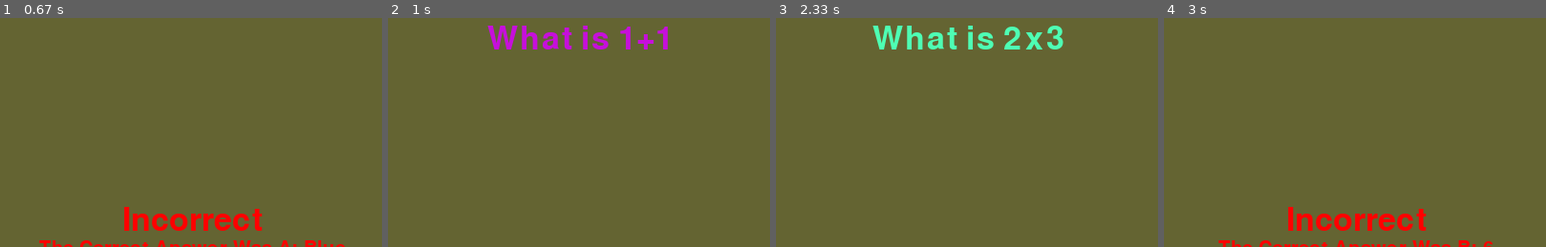
Above: before the commit, frames 1-4 (left to right).
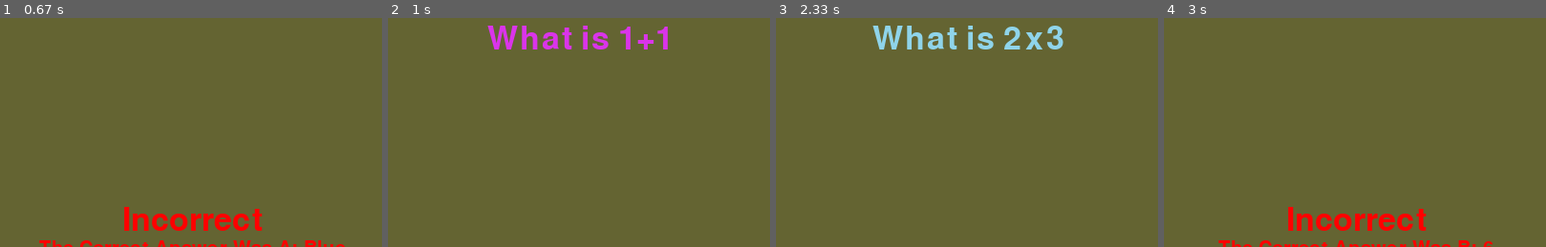
Above: after the commit, the same moments.

Repository: danielchriscarter/PiRight
Game: pygame game, started from main_code.py
Two runs of this game, one before a commit and one after it. Both use one fixed random seed, a clock stepped at 60 frames per second and the inputs below.
Inputs:
- Up to frame 1 (0.67 s): tap D at 0.33 s
- Up to frame 2 (1 s): tap Enter at 0.67 s
- Up to frame 3 (2.33 s): tap A at 1 s; tap C at 1.33 s; tap Enter at 2.17 s
- Up to frame 4 (3 s): tap C at 2.5 s
The pictures show only the part of the screen within x 25-75%, y 6-56%; the shares and areas given below are measured in that part.

Frame 1 is identical in both runs. In frame 2, 1.6% of the frame differs, in the area x 26-74%, y 3-14%; in frame 3, 2.0%, in the area x 25-76%, y 3-14%; in frame 4, nothing differs.

Commit message:
Added options to teacher mode

Diff:
--- a/buttons.py
+++ b/buttons.py
@@ -4,10 +4,8 @@
 
 del sys.argv[0]
 
-#def CheckInputs(pins):
-for pin_str in sys.argv:#pins:
+for pin_str in sys.argv:
     pin = int(pin_str)
     GPIO.setup(pin, GPIO.IN)
     if(GPIO.input(pin)==1):
-        print(pin)#return pin
-#    return 0
+        print(pin)
--- /dev/null
+++ b/data/score_template.csv
@@ -0,0 +1 @@
+Name,Score,Time Taken
--- /dev/null
+++ b/data/scores.csv
@@ -0,0 +1,2 @@
+Joe Bloggs,3,4.706689834594727Joe Bloggs,3,4.63Joe Bloggs,1,1.73
+Joe Bloggs,2,3.45
--- a/pygame_output.py
+++ b/pygame_output.py
@@ -22,7 +22,7 @@
         finished = False
         index = 0
         startTime = time.time() # To declare scope
-        colours = self.RandomiseColours(5)
+        colour = self.RandomiseColour()
 
         while 1:
             self.screen.fill((100, 100, 50))
@@ -35,7 +35,7 @@
             button_string = ""
             for button in self.BUTTONS:
                 button_string += (str(button) + " ")
-            buttonPressed = os.system("gksudo ./run_buttons.sh " + button_string)
+            buttonPressed = [0,0,0,0,0]#os.system("gksudo ./scripts/run_buttons.sh " + button_string)
             if(buttonPressed==self.BUTTONS[0]):
                 self.quiz.questions[index].answer = "a"
                 answered = True
@@ -87,15 +87,20 @@
                             answered = False;
                             index += 1
                             startTime = time.time()
-                            colours = self.RandomiseColours(5)
+                            colour = self.RandomiseColour()
 
             if pygame.font:
                 if(finished==True):
+                    timeTaken = round(self.quiz.totalTime(),2)
                     self.DisplayText("Your score is: " + str(self.quiz.questions_score),60, (255,0,0), x=self.width/2, y=self.height/4)
-                    self.DisplayText("Total Time: " + "%.2f" % self.quiz.totalTime() + "s", 60, (255,0,0), x=self.width/2, y=3*self.height/4)
+                    self.DisplayText("Total Time: " + str(timeTaken) + "s", 60, (255,0,0), x=self.width/2, y=3*self.height/4)
+                    if(answered==True):
+                        # Need to add name gathering mechanism here!
+                        self.SaveScore("Joe Bloggs", self.quiz.questions_score, timeTaken)
+                        answered = False
 
                 elif(answered==False):
-                    self.DisplayQuestion(index, colours)
+                    self.DisplayQuestion(index, colour)
                 else:
                     if self.quiz.questions[index].checkAnswer():
                         self.DisplayText("Correct!", 60, (0,255,0), x=self.width/2, y=self.height/2)
@@ -112,22 +117,24 @@
         textpos = text.get_rect(centerx=x, centery=y)
         self.screen.blit(text, textpos)
 
-    def DisplayQuestion(self,index, colours):
-        self.DisplayText(self.quiz.questions[index].text,50, colours[0] ,x=self.width/2, y= 50)
+    def DisplayQuestion(self,index, colour):
+        self.DisplayText(self.quiz.questions[index].text,50, colour ,x=self.width/2, y= 50)
         self.DisplayText("A: " + self.quiz.questions[index].choices['a'], 35, (255,255,0),x=self.width/3, y=300)
         self.DisplayText("B: " + self.quiz.questions[index].choices['b'], 35, (0,255,0),x=2*self.width/3, y=300)
         self.DisplayText("C: " + self.quiz.questions[index].choices['c'], 35, (255,0,0),x=self.width/3, y=400)
         self.DisplayText("D: " + self.quiz.questions[index].choices['d'], 35, (0,0,255),x=2*self.width/3, y=400)
 
-    def RandomiseColours(self, number):
-        colours = []
-        for i in range(0, number):
-            a = 0
-            b = 0
-            c = 0
-            while(a<150 and b<150 and c<150):
-                a = random.randint(0,255)
-                b = random.randint(0,255)
-                c = random.randint(0,255)
-            colours.append((a, b, c))
-        return colours
+    def RandomiseColour(self):
+        a = 0
+        b = 0
+        c = 0
+        while(a<150 and b<150 and c<150):
+            a = random.randint(0,255)
+            b = random.randint(0,255)
+            c = random.randint(0,255)
+        return ((a, b, c))
+
+    def SaveScore(self, name, score, time):
+        fileOut = open("./data/scores.csv","a")
+        fileOut.write(name + "," + str(score) + "," + str(time) + "\n")
+        fileOut.close()
--- a/teacher.py
+++ b/teacher.py
@@ -8,30 +8,75 @@
         pygame.init()
         self.width = width
         self.height = height
-#        self.font = pygame.font(None,20)
         # Remove third argument to test on non-touchscreen display
         self.screen = pygame.display.set_mode((self.width, self.height))#, pygame.FULLSCREEN)
-        pygame.mouse.set_visible(False)
+        pygame.mouse.set_visible(True)#temporarily, to test
 
     def Main(self):
+        warning = False
+        import_btn = (150, 150, 180,50)
+        exit_btn = (150, 350, 180,50)
+        export_btn = (470, 150, 180,50)
+        clear_btn = (470, 350, 180,50)
+
+        yes_btn = (150, 300, 180, 80)
+        no_btn = (470, 300, 180, 80)
+
         while 1:
-            self.screen.fill((100, 100, 50))
+            self.screen.fill((0, 0, 0))
 
-            self.rect = pygame.draw.rect(self.screen, (255,0,0), (400, 200, 150,75),0)
- #           self.screen.blit(self.font.render("Import", True, (255,255,255)),(self.widt
+            if(warning):
+                self.rect = pygame.draw.rect(self.screen, (255,0,0), yes_btn,0)
+                self.rect = pygame.draw.rect(self.screen, (255,0,0), no_btn,0)
+                for event in pygame.event.get():
+                    if event.type == pygame.QUIT:
+                        pygame.quit()
+                        sys.exit()
 
-            for event in pygame.event.get():
-                if event.type == pygame.QUIT:
-                    pygame.quit()
-                    sys.exit()
+                    if event.type == MOUSEBUTTONDOWN and event.button == 1:
+                        if(self.DetectCollision(yes_btn, pygame.mouse.get_pos())):
+                            os.system("gksudo ./scripts/clear.sh")
+                            warning = False
+                        elif(self.DetectCollision(no_btn, pygame.mouse.get_pos())):
+                            warning = False
 
-                if event.type == KEYDOWN:
-                    if event.key == K_RETURN:
-                        os.system("gksudo ./import.sh")
+                if pygame.font:
+                    self.DisplayText("Are you sure you wish to erase all scores?", 40, (255,255,255), x=400, y=50)
+                    self.DisplayText("Yes", 40, (255,255,255), x=240, y=340)
+                    self.DisplayText("No", 40, (255,255,255), x=560, y=340)
 
-            if pygame.font:
-                self.DisplayText("Import", 30, (255,255,255), x=450, y=225)
-#                self.DisplayText("Press enter to import files", 50, (255,0,0), x=400, y=200)
+            else:
+                self.rect = pygame.draw.rect(self.screen, (255,0,0), import_btn,0)
+                self.rect = pygame.draw.rect(self.screen, (255,0,0), exit_btn,0)
+                self.rect = pygame.draw.rect(self.screen, (255,0,0), export_btn,0)
+                self.rect = pygame.draw.rect(self.screen, (255,0,0), clear_btn,0)
+
+                for event in pygame.event.get():
+                    if event.type == pygame.QUIT:
+                        pygame.quit()
+                        sys.exit()
+
+                    #if event.type == KEYDOWN:
+                        #if event.key == K_RETURN:
+                            #os.system("gksudo ./scripts/import.sh")
+
+                    if event.type == MOUSEBUTTONDOWN and event.button == 1:
+                        if(self.DetectCollision(import_btn, pygame.mouse.get_pos())):
+                            os.system("gksudo ./scripts/import.sh")
+                        elif(self.DetectCollision(exit_btn, pygame.mouse.get_pos())):
+                            # May need reworking to return to user mode
+                            pygame.quit()
+                        elif(self.DetectCollision(export_btn, pygame.mouse.get_pos())):
+                            os.system("gksudo ./scripts/export.sh")
+                        elif(self.DetectCollision(clear_btn, pygame.mouse.get_pos())):
+                            warning = True
+
+                if pygame.font:
+                    self.DisplayText("Teacher Mode", 60, (255,255,255), x=400, y=50)
+                    self.DisplayText("Import questions", 30, (255,255,255), x=240, y=175)
+                    self.DisplayText("Exit", 30, (255,255,255), x=240, y=375)
+                    self.DisplayText("Export scores", 30, (255,255,255), x=560, y=175)
+                    self.DisplayText("Clear scores", 30, (255,255,255), x=560, y=375)
 
             pygame.display.update()
 
@@ -41,6 +86,11 @@
         textpos = text.get_rect(centerx=x, centery=y)
         self.screen.blit(text, textpos)
 
+    def DetectCollision(self, boxPos, mousePos):
+        if(mousePos[0]>boxPos[0] and mousePos[0] < boxPos[0]+boxPos[2] and mousePos[1] > boxPos[1] and mousePos[1] < boxPos[1]+boxPos[3]):
+                return True
+        return False
+
 
 #These are present for testing only - REMOVE when adding to final product
 Window = TeacherMode()
Not shown, added: scripts/clear.sh
Not shown, added: scripts/export.sh
Not shown, added: scripts/import.sh
Not shown, added: scripts/run_buttons.sh
